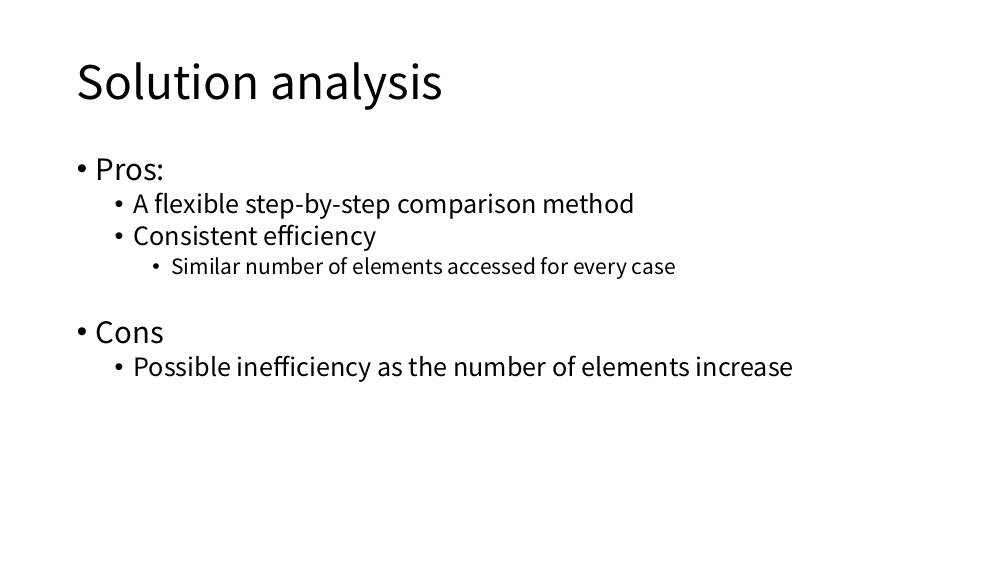
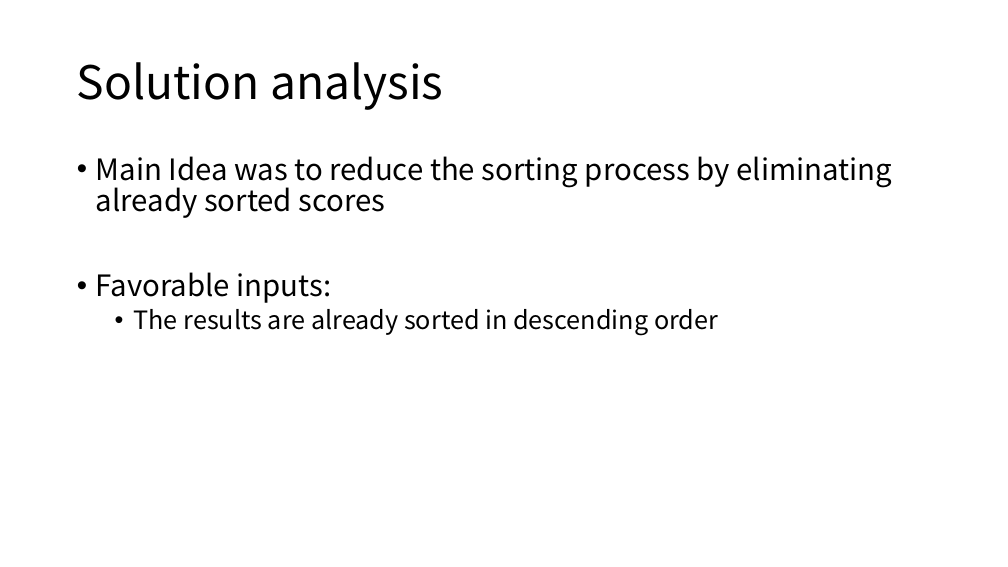
Before and after one commit to gdlee412/Problem-Solving-Techniques, a slide deck: slide 10 of 자료/Report template/Report for exercise or homework.pptx (slide 8 before the commit). Drawn at 1008x567 pixels with LibreOffice and Linux fonts; fonts in the diff are those of the drawing. Boxes give left, top, right and bottom in pixels: in the first picture for what was removed or moved away, otherwise in the second. Text is boxed around its words. In the diff, an @@ line names an element or a change of style, - is before the commit and + after.

```diff
--- a/자료/Report template/Report for exercise or homework.pptx
+++ b/자료/Report template/Report for exercise or homework.pptx
@@ text at [96,156,893,336]: text changed; size 24 to 28 pt @@
-• Pros:
-  • A flexible step-by-step comparison method
-  • Consistent efficiency
-    • Similar number of elements accessed for every case
-• Cons
-  • Possible inefficiency as the number of elements increase
+• Main Idea was to reduce the sorting process by eliminating already sorted scores
+• Favorable inputs:
+  • The results are already sorted in descending order
```
Also in this commit, not shown: 3 other slides changed, 6 slides added, 5 slides removed, 1 other file.
